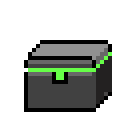
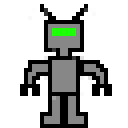
Before/after of a w=128, h=128 layered artwork. What changed in the layer stack:
added layer "friendly robot" above "ancient lockbox" over [left=20, top=4, right=112, bottom=128]
hid "ancient lockbox" over [left=24, top=40, right=112, bottom=112]
